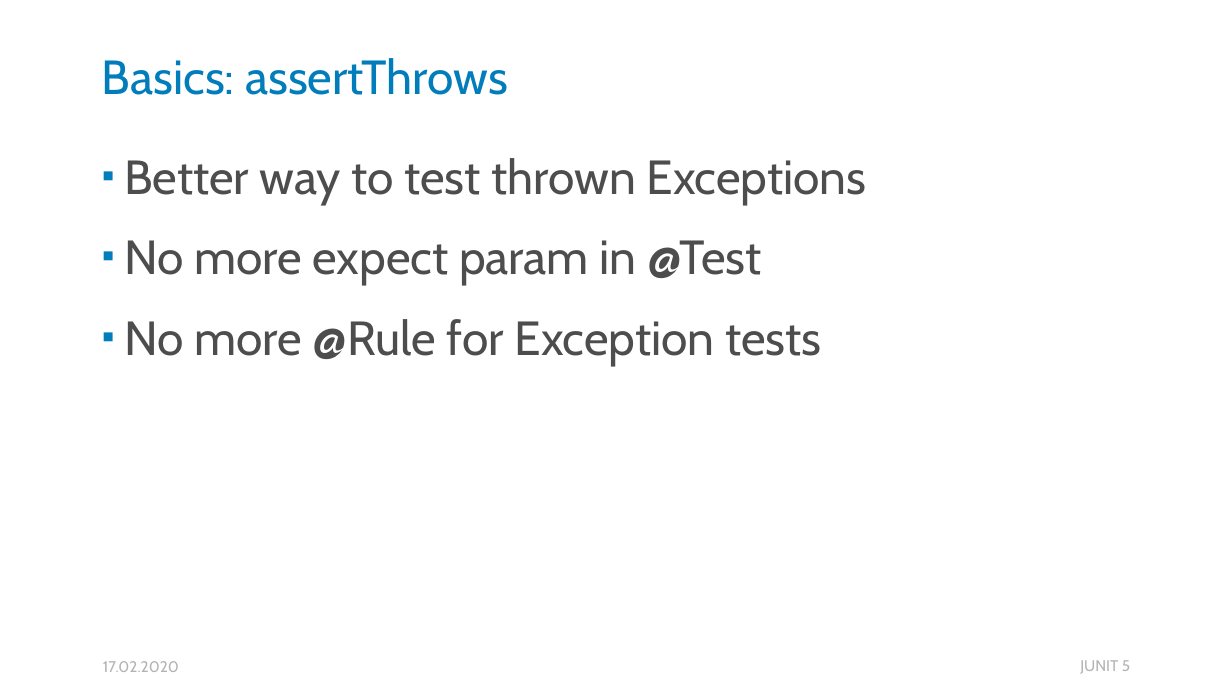
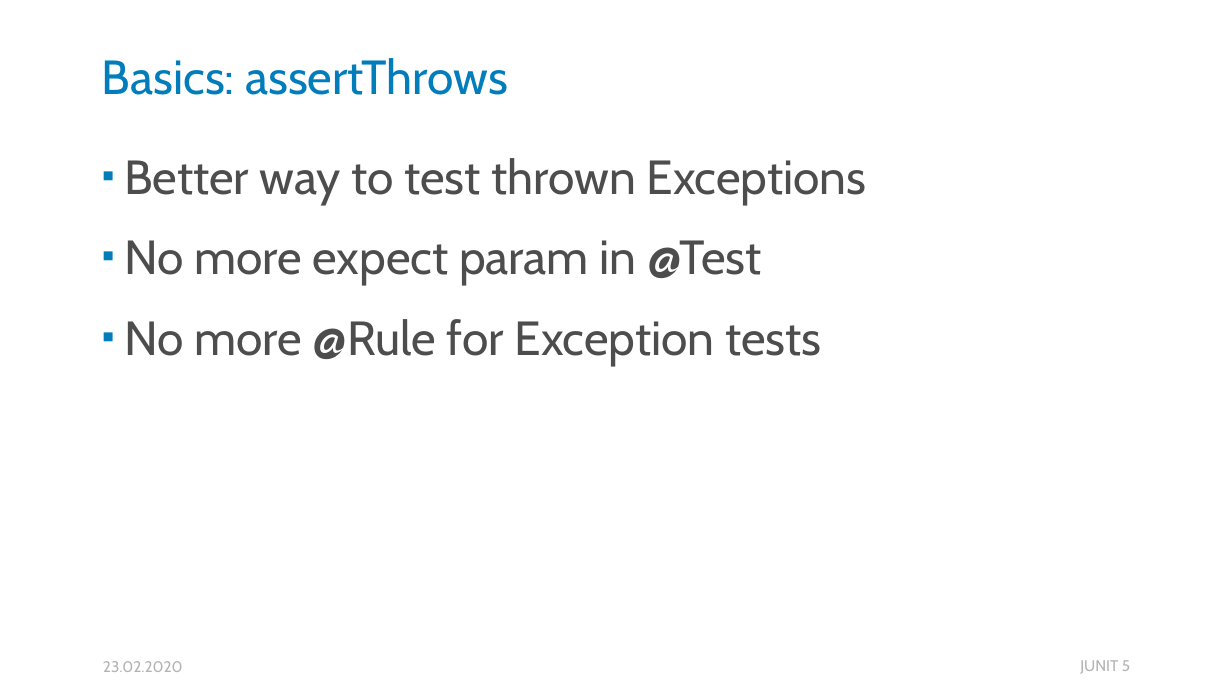
Before and after one commit to HellSpawn287/pf-presentations, a slide deck: slide 9 of ZJAVA/Junit5/Junit5 - ZJAVA.pptx. Drawn at 1232x693 pixels with LibreOffice and Linux fonts; fonts in the diff are those of the drawing. Boxes give left, top, right and bottom in pixels: in the first picture for what was removed or moved away, otherwise in the second. Text is boxed around its words. In the diff, an @@ line names an element or a change of style, - is before the commit and + after.

```diff
--- a/ZJAVA/Junit5/Junit5 - ZJAVA.pptx
+++ b/ZJAVA/Junit5/Junit5 - ZJAVA.pptx
@@ text at (103,661,183,672): text changed @@
-17.02.2020
+23.02.2020
```
Also in this commit, not shown: 17 other slides changed, 2 other files.
